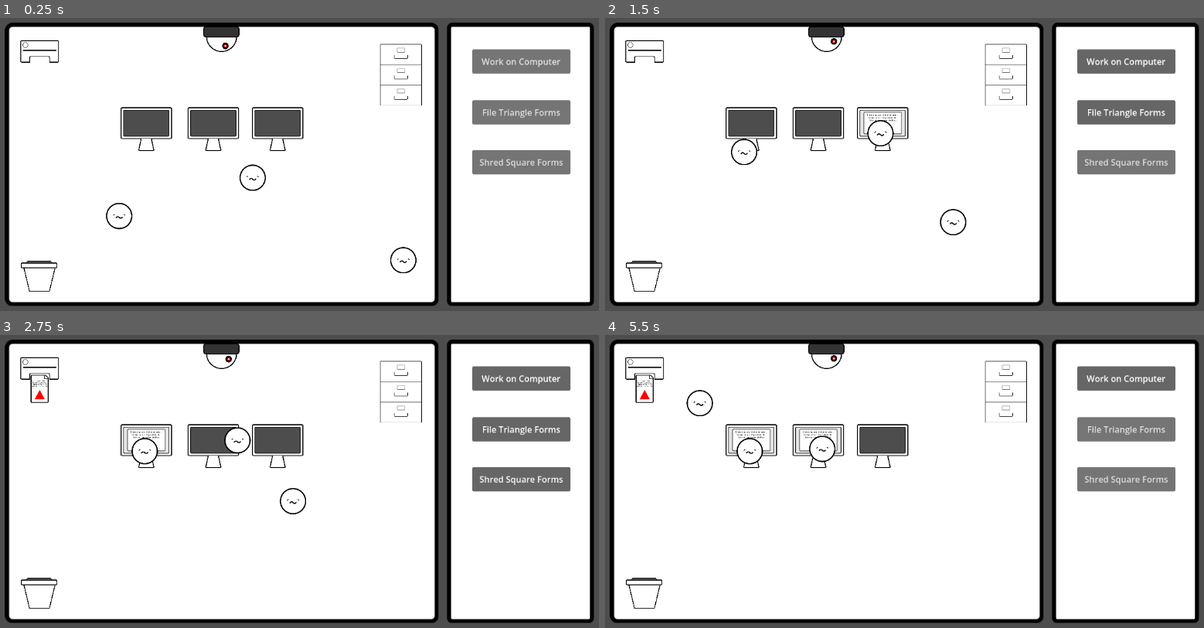
Above: before the commit, frames 1-4 (two rows, left to right).
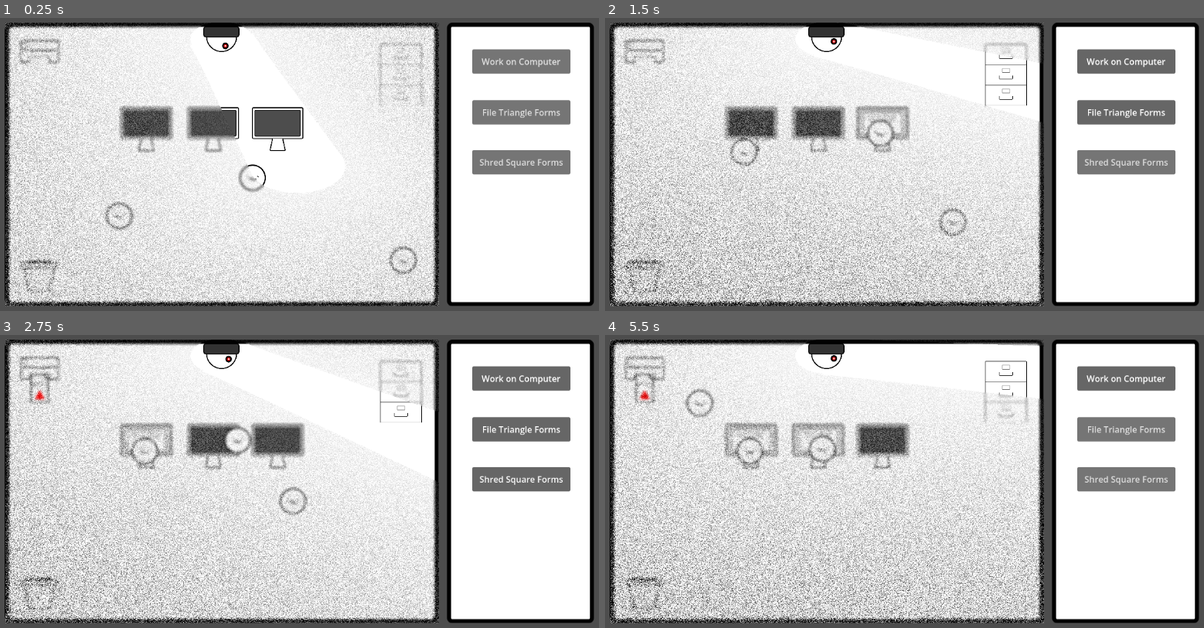
Above: after the commit, the same moments.

Repository: nathm8/Brackeys2026
Game: Godot game, scene res://scenes/main.tscn
Two runs of this game, one before a commit and one after it. Both use one fixed random seed, a clock stepped at 60 frames per second and the inputs below.
Inputs:
- Up to frame 1 (0.25 s): no input
- Up to frame 2 (1.5 s): click "Work on Computer" at 0.5 s; click "File Triangle Forms" at 1.25 s
- Up to frame 3 (2.75 s): click "Shred Square Forms" at 2 s
- Up to frame 4 (5.5 s): click "Work on Computer" at 2.75 s; click "File Triangle Forms" at 3.5 s; click "Shred Square Forms" at 4.25 s; click "Work on Computer" at 5 s

The runs differ from the first frame. In frame 1, 25% of the frame differs, in the area x 0-74%, y 1-99%; in frame 2, 32%; in frame 3, 30%; in frame 4, 34%.

Commit message:
shader for camera vision

Diff:
--- /dev/null
+++ b/scenes/blur_shader.tscn
@@ -0,0 +1,50 @@
+[gd_scene format=3 uid="uid://xd33kc38ua0f"]
+
+[ext_resource type="Shader" uid="uid://ccg307ynwv8u3" path="res://source/gauss_blur_x.gdshader" id="1_0xegv"]
+[ext_resource type="Script" uid="uid://s666j4xkb4km" path="res://source/blur_controller.gd" id="1_hqrdb"]
+[ext_resource type="Shader" uid="uid://cuoj5tin7oek3" path="res://source/gauss_blur_y.gdshader" id="2_jmccm"]
+
+[sub_resource type="ShaderMaterial" id="ShaderMaterial_hqrdb"]
+shader = ExtResource("1_0xegv")
+shader_parameter/mouse_pos = Vector2(0, 0)
+shader_parameter/enabled = false
+
+[sub_resource type="ShaderMaterial" id="ShaderMaterial_2460u"]
+shader = ExtResource("2_jmccm")
+shader_parameter/mouse_pos = Vector2(0, 0)
+shader_parameter/enabled = false
+
+[node name="Blur" type="Node2D" unique_id=85190629]
+script = ExtResource("1_hqrdb")
+
+[node name="CanvasLayer" type="CanvasLayer" parent="." unique_id=384225848]
+
+[node name="ColorRect" type="ColorRect" parent="CanvasLayer" unique_id=283813817]
+material = SubResource("ShaderMaterial_hqrdb")
+anchors_preset = 15
+anchor_right = 1.0
+anchor_bottom = 1.0
+offset_left = 32.5
+offset_top = 59.0
+offset_right = -310.5
+offset_bottom = -60.0
+grow_horizontal = 2
+grow_vertical = 2
+mouse_filter = 2
+color = Color(1, 1, 1, 0)
+
+[node name="CanvasLayer2" type="CanvasLayer" parent="." unique_id=1991548230]
+
+[node name="ColorRect" type="ColorRect" parent="CanvasLayer2" unique_id=490321285]
+material = SubResource("ShaderMaterial_2460u")
+anchors_preset = 15
+anchor_right = 1.0
+anchor_bottom = 1.0
+offset_left = 32.5
+offset_top = 59.0
+offset_right = -310.5
+offset_bottom = -60.0
+grow_horizontal = 2
+grow_vertical = 2
+mouse_filter = 2
+color = Color(1, 1, 1, 0)
--- a/scenes/main.tscn
+++ b/scenes/main.tscn
@@ -3,6 +3,7 @@
 [ext_resource type="PackedScene" uid="uid://dtvfxddbafu0u" path="res://scenes/office.tscn" id="1_ig7tw"]
 [ext_resource type="PackedScene" uid="uid://30almci084ms" path="res://scenes/rules.tscn" id="2_0xm2m"]
 [ext_resource type="Script" uid="uid://bru5kp78kfawh" path="res://source/main.gd" id="2_sugp2"]
+[ext_resource type="PackedScene" uid="uid://xd33kc38ua0f" path="res://scenes/blur_shader.tscn" id="4_jyhfs"]
 
 [sub_resource type="LabelSettings" id="LabelSettings_sugp2"]
 font_color = Color(0, 0, 0, 1)
@@ -23,3 +24,6 @@
 offset_bottom = 160.0
 label_settings = SubResource("LabelSettings_sugp2")
 horizontal_alignment = 1
+
+[node name="Blur" parent="." unique_id=85190629 instance=ExtResource("4_jyhfs")]
+position = Vector2(18, 0)
--- /dev/null
+++ b/source/blur_controller.gd
@@ -0,0 +1,27 @@
+extends Node2D
+
+func _ready():
+    get_node("CanvasLayer/ColorRect").color.a = 1
+    get_node("CanvasLayer2/ColorRect").color.a = 1
+    get_node("CanvasLayer/ColorRect").material.set_shader_parameter("enabled", true)
+    get_node("CanvasLayer2/ColorRect").material.set_shader_parameter("enabled", true)
+
+    # normalise camera pos to [0, 1]
+    var camera_pos = get_tree().root.get_node("Main/Office/Camera").global_position
+    var size = get_viewport().get_visible_rect().size
+    camera_pos.x /= size.x
+    camera_pos.y /= size.y
+    get_node("CanvasLayer/ColorRect").material.set_shader_parameter("camera_pos", camera_pos)
+    get_node("CanvasLayer2/ColorRect").material.set_shader_parameter("camera_pos", camera_pos)
+
+func _process(_delta):
+    # normalise mouse pos to [0, 1]
+    var mouse_pos = get_viewport().get_mouse_position()
+    var size = get_viewport().get_visible_rect().size
+    mouse_pos.x /= size.x
+    mouse_pos.y /= size.y
+    get_node("CanvasLayer/ColorRect").material.set_shader_parameter("mouse_pos", mouse_pos)
+    get_node("CanvasLayer2/ColorRect").material.set_shader_parameter("mouse_pos", mouse_pos)
+
+# 437 x 324
+# 809 x 529
--- /dev/null
+++ b/source/camera_shader.gdshader
@@ -0,0 +1,18 @@
+shader_type canvas_item;
+
+uniform sampler2D screen_texture : hint_screen_texture, repeat_disable, filter_nearest;
+uniform vec2 mouse_pos
+
+// Blurs the screen in the X-direction.
+void fragment() {
+    vec3 col = texture(screen_texture, SCREEN_UV).xyz * 0.16;
+    col += texture(screen_texture, SCREEN_UV + vec2(SCREEN_PIXEL_SIZE.x, 0.0)).xyz * 0.15;
+    col += texture(screen_texture, SCREEN_UV + vec2(-SCREEN_PIXEL_SIZE.x, 0.0)).xyz * 0.15;
+    col += texture(screen_texture, SCREEN_UV + vec2(2.0 * SCREEN_PIXEL_SIZE.x, 0.0)).xyz * 0.12;
+    col += texture(screen_texture, SCREEN_UV + vec2(2.0 * -SCREEN_PIXEL_SIZE.x, 0.0)).xyz * 0.12;
+    col += texture(screen_texture, SCREEN_UV + vec2(3.0 * SCREEN_PIXEL_SIZE.x, 0.0)).xyz * 0.09;
+    col += texture(screen_texture, SCREEN_UV + vec2(3.0 * -SCREEN_PIXEL_SIZE.x, 0.0)).xyz * 0.09;
+    col += texture(screen_texture, SCREEN_UV + vec2(4.0 * SCREEN_PIXEL_SIZE.x, 0.0)).xyz * 0.05;
+    col += texture(screen_texture, SCREEN_UV + vec2(4.0 * -SCREEN_PIXEL_SIZE.x, 0.0)).xyz * 0.05;
+    COLOR.xyz = col;
+}
--- /dev/null
+++ b/source/gauss_blur_x.gdshader
@@ -0,0 +1,60 @@
+shader_type canvas_item;
+
+uniform sampler2D screen_texture : hint_screen_texture, repeat_disable, filter_nearest;
+uniform vec2 camera_pos;
+uniform vec2 mouse_pos;
+uniform bool enabled;
+
+// https://en.wikipedia.org/wiki/Distance_from_a_point_to_a_line#Line_defined_by_two_points
+// distance to the line between mouse and camera
+float distance_to_line(vec2 p) {
+    return abs((mouse_pos.y - camera_pos.y)*p.x - (mouse_pos.x - camera_pos.x)*p.y + mouse_pos.x*camera_pos.y - mouse_pos.y*camera_pos.x)/sqrt(pow(mouse_pos.y - camera_pos.y, 2) + pow(mouse_pos.x - camera_pos.x, 2));
+}
+
+// Blurs the screen in the X-direction.
+void fragment() {
+    if (enabled) {
+        float dist_to_line = distance_to_line(SCREEN_UV);
+        float dist_to_mouse = distance(SCREEN_UV, mouse_pos);
+        float dist_to_camera = distance(SCREEN_UV, camera_pos);
+
+        // https://www.geeksforgeeks.org/dsa/minimum-distance-from-a-point-to-the-line-segment-using-vectors/
+        // mouse_pos A
+        // camera_pos B
+        // SCREEN_UV E
+        float dist = 0.0;
+        float dist_cutoff = 0.0;
+        vec2 ab = camera_pos - mouse_pos;
+        vec2 be = SCREEN_UV - camera_pos;
+        float ab_dot_be = dot(ab, be);
+
+        vec2 ae = SCREEN_UV - mouse_pos;
+        float ab_dot_ae = dot(ab, ae);
+
+        if (ab_dot_be > 0.0) {
+            dist = dist_to_camera;
+            dist_cutoff = 0.05;
+        } else if (ab_dot_ae < 0.0) {
+            dist = dist_to_mouse;
+            dist_cutoff = 0.07 * dist_to_camera + 0.05;
+        } else {
+            dist = dist_to_line;
+            dist_cutoff = 0.07 * dist_to_camera + 0.05;
+        }
+        if (dist > dist_cutoff) {
+            vec3 col = texture(screen_texture, SCREEN_UV).xyz * 0.16;
+            col += texture(screen_texture, SCREEN_UV + vec2(SCREEN_PIXEL_SIZE.x, 0.0)).xyz * 0.15;
+            col += texture(screen_texture, SCREEN_UV + vec2(-SCREEN_PIXEL_SIZE.x, 0.0)).xyz * 0.15;
+            col += texture(screen_texture, SCREEN_UV + vec2(2.0 * SCREEN_PIXEL_SIZE.x, 0.0)).xyz * 0.12;
+            col += texture(screen_texture, SCREEN_UV + vec2(2.0 * -SCREEN_PIXEL_SIZE.x, 0.0)).xyz * 0.12;
+            col += texture(screen_texture, SCREEN_UV + vec2(3.0 * SCREEN_PIXEL_SIZE.x, 0.0)).xyz * 0.09;
+            col += texture(screen_texture, SCREEN_UV + vec2(3.0 * -SCREEN_PIXEL_SIZE.x, 0.0)).xyz * 0.09;
+            col += texture(screen_texture, SCREEN_UV + vec2(4.0 * SCREEN_PIXEL_SIZE.x, 0.0)).xyz * 0.05;
+            col += texture(screen_texture, SCREEN_UV + vec2(4.0 * -SCREEN_PIXEL_SIZE.x, 0.0)).xyz * 0.05;
+            COLOR.xyz = col;
+        } else {
+            // original colour
+            COLOR.xyz = texture(screen_texture, SCREEN_UV).xyz;
+        }
+    }
+}
--- /dev/null
+++ b/source/gauss_blur_y.gdshader
@@ -0,0 +1,69 @@
+shader_type canvas_item;
+
+uniform sampler2D screen_texture : hint_screen_texture, repeat_disable, filter_nearest;
+uniform vec2 camera_pos;
+uniform vec2 mouse_pos;
+uniform bool enabled;
+
+// https://en.wikipedia.org/wiki/Distance_from_a_point_to_a_line#Line_defined_by_two_points
+// distance to the line between mouse and camera
+float distance_to_line(vec2 p) {
+    return abs((mouse_pos.y - camera_pos.y)*p.x - (mouse_pos.x - camera_pos.x)*p.y + mouse_pos.x*camera_pos.y - mouse_pos.y*camera_pos.x)/sqrt(pow(mouse_pos.y - camera_pos.y, 2) + pow(mouse_pos.x - camera_pos.x, 2));
+}
+
+// https://godotshaders.com/shader/noise-grain/
+float random(vec2 uv) {
+    return fract(sin(dot(uv, vec2(12.9898, 78.233))) * 43758.5453);
+}
+
+// Blurs the screen in the Y-direction.
+void fragment() {
+    if (enabled) {
+        float dist_to_line = distance_to_line(SCREEN_UV);
+        float dist_to_mouse = distance(SCREEN_UV, mouse_pos);
+        float dist_to_camera = distance(SCREEN_UV, camera_pos);
+
+        // https://www.geeksforgeeks.org/dsa/minimum-distance-from-a-point-to-the-line-segment-using-vectors/
+        // mouse_pos A
+        // camera_pos B
+        // SCREEN_UV E
+        float dist = 0.0;
+        float dist_cutoff = 0.0;
+        vec2 ab = camera_pos - mouse_pos;
+        vec2 be = SCREEN_UV - camera_pos;
+        float ab_dot_be = dot(ab, be);
+
+        vec2 ae = SCREEN_UV - mouse_pos;
+        float ab_dot_ae = dot(ab, ae);
+
+        if (ab_dot_be > 0.0) {
+            dist = dist_to_camera;
+            dist_cutoff = 0.05;
+        } else if (ab_dot_ae < 0.0) {
+            dist = dist_to_mouse;
+            dist_cutoff = 0.07 * dist_to_camera + 0.05;
+        } else {
+            dist = dist_to_line;
+            dist_cutoff = 0.07 * dist_to_camera + 0.05;
+        }
+        if (dist > dist_cutoff) {
+            vec3 col = texture(screen_texture, SCREEN_UV).xyz * 0.16;
+            col += texture(screen_texture, SCREEN_UV + vec2(0.0, SCREEN_PIXEL_SIZE.y)).xyz * 0.15;
+            col += texture(screen_texture, SCREEN_UV + vec2(0.0, -SCREEN_PIXEL_SIZE.y)).xyz * 0.15;
+            col += texture(screen_texture, SCREEN_UV + vec2(0.0, 2.0 * SCREEN_PIXEL_SIZE.y)).xyz * 0.12;
+            col += texture(screen_texture, SCREEN_UV + vec2(0.0, 2.0 * -SCREEN_PIXEL_SIZE.y)).xyz * 0.12;
+            col += texture(screen_texture, SCREEN_UV + vec2(0.0, 3.0 * SCREEN_PIXEL_SIZE.y)).xyz * 0.09;
+            col += texture(screen_texture, SCREEN_UV + vec2(0.0, 3.0 * -SCREEN_PIXEL_SIZE.y)).xyz * 0.09;
+            col += texture(screen_texture, SCREEN_UV + vec2(0.0, 4.0 * SCREEN_PIXEL_SIZE.y)).xyz * 0.05;
+            col += texture(screen_texture, SCREEN_UV + vec2(0.0, 4.0 * -SCREEN_PIXEL_SIZE.y)).xyz * 0.05;
+            COLOR.xyz = col;
+
+            float noise = random(SCREEN_UV + TIME) * 2.0 - 1.0;
+            noise *= dist;
+            COLOR.rgb += noise;
+        } else {
+            // original colour
+            COLOR.xyz = texture(screen_texture, SCREEN_UV).xyz;
+        }
+    }
+}
Not shown, added: source/blur_controller.gd.uid
Not shown, added: source/camera_shader.gdshader.uid
Not shown, added: source/gauss_blur_x.gdshader.uid
Not shown, added: source/gauss_blur_y.gdshader.uid
